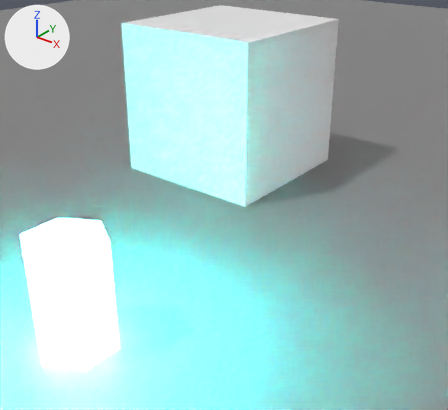
Two versions of the glTF model assets/models/level1.glb, one commit apart.
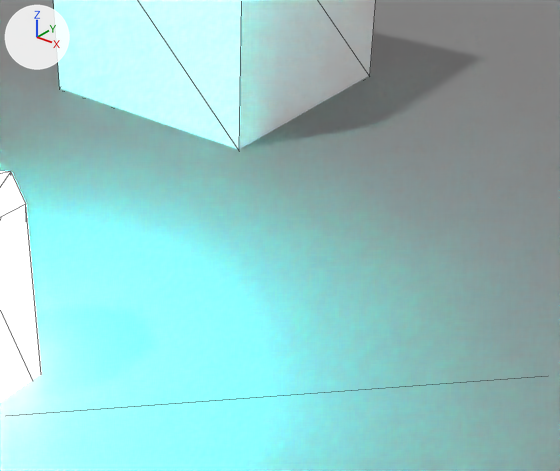
There are two pictures of each version: one from a 50 mm lens placed at (3.57, -10.29, 8.37), pointed at (-3.42, -1.55, 2.95), one close up on the part from 21% to 100% of the width and 27% to 100% of the height. The lights are fixed; the arrows at upper left show +X, +Y and +Z. The close-ups show mesh edges as thin lines. Objects named as collision shapes, trigger or cutter boxes, shadow casters or lower levels of detail are left out. Where no turn or scale is listed for an object, it has been applied to the vertices.
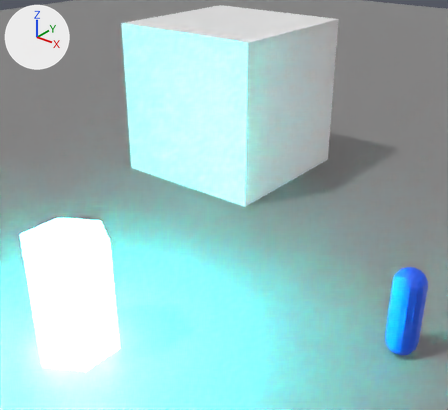
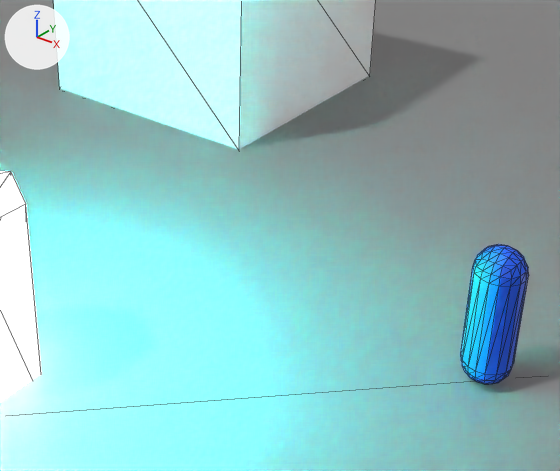
Location of each change, [x1, y1, x2, y2] in pixels of the close-ups (560 x 471 px):
'player_geometry', added
    after: [461, 244, 529, 384]

Diff of the bpy script that builds the scene:
```diff
--- a/assets/models/level1.glb.py
+++ b/assets/models/level1.glb.py
@@ mat_env_blue @@
+mat_env_blue = principled_material('Env_blue')
+mat_env_blue.base_color = (0.00164, 0.0903, 0.8)  # blue #0555e7
@@ me_roundcube_001 @@
+me_roundcube_001.from_pydata(...)  # 114 vertices, 224 faces; spans x -0.33..0.33, y -0.33..0.33, z -1.0..1.0
+me_roundcube_001.materials.append(mat_env_blue)  # blue #0555e7
@@ ob_player_geometry @@
+ob_player_geometry = bpy.data.objects.new('player_geometry', me_roundcube_001)
+ob_player_geometry.location = (0.0, 0.0, 1.02)
```
